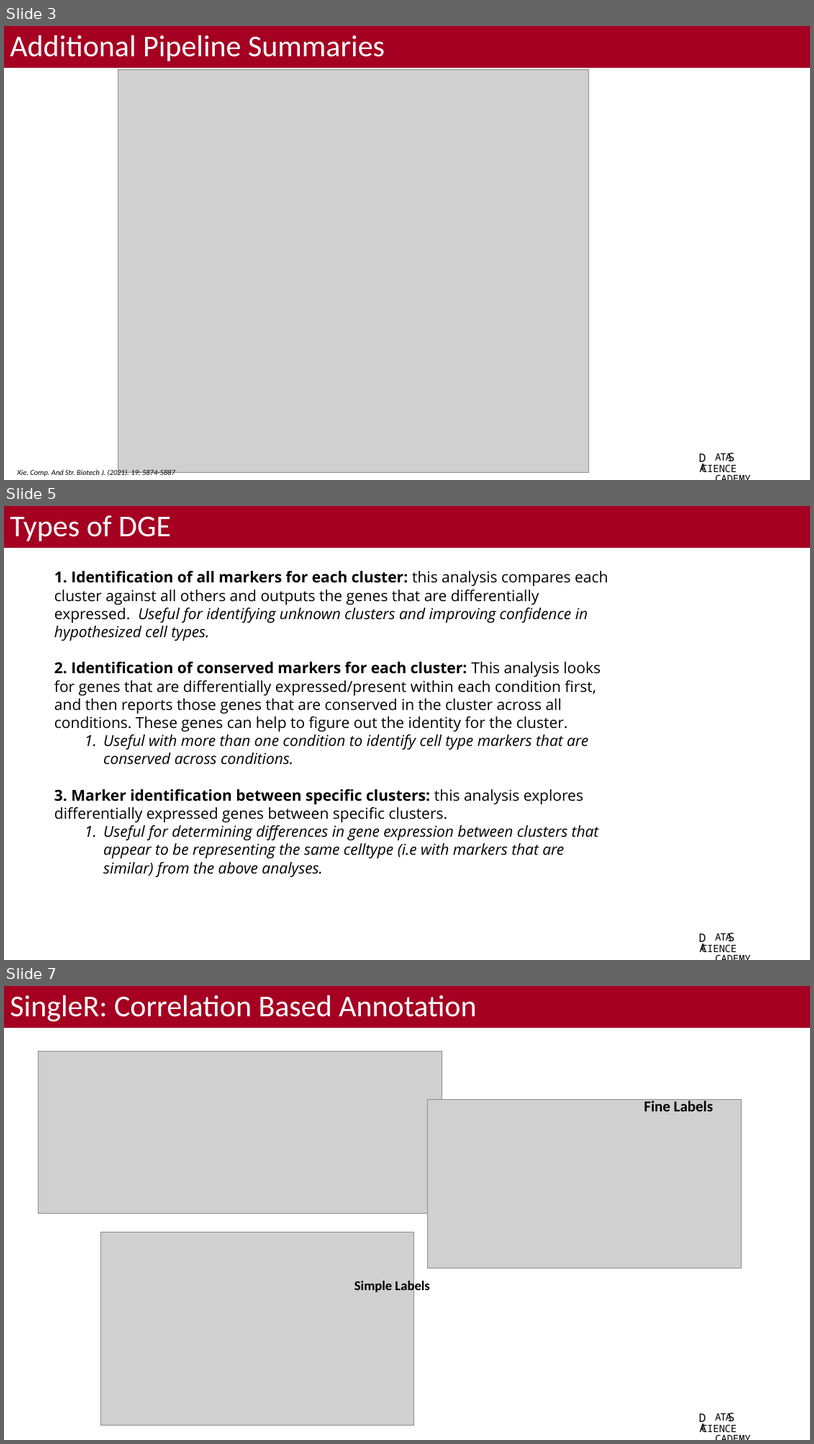
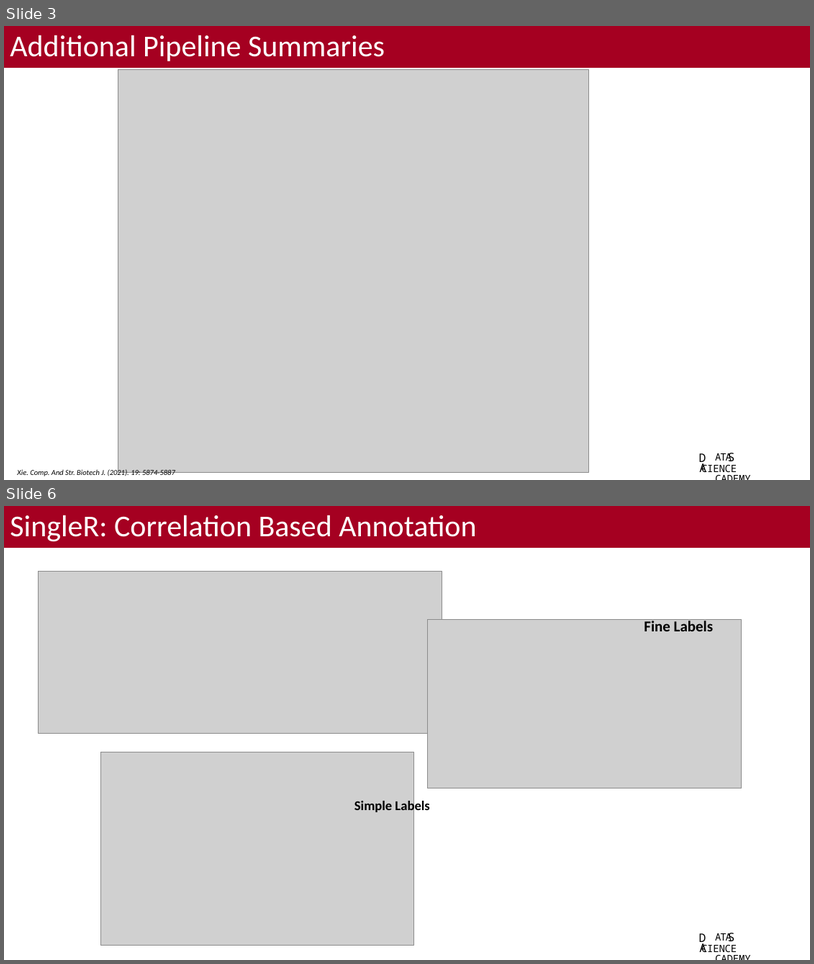
Before and after one commit to bacorli2/scrna_workshop, a slide deck: M4_Seurat_CellType/M4_Seurat_CellType.pptx. Shown one above the other, each under a label of ours: slides 3, 5 and 7 before the commit, slides 3 and 6 after it; the slides between them are not shown. The pictures are 814x1444 and 814x964 pixels, drawn with LibreOffice and Linux fonts; fonts in the diff are those of the drawing; grey boxes stand for pictures; background and template pictures are left out. Boxes give left, top, right and bottom in pixels: in the first picture for what was removed or moved away, otherwise in the second. Text is boxed around its words. In the diff, an @@ line names an element or a change of style, - is before the commit and + after.

```diff
--- a/M4_Seurat_CellType/M4_Seurat_CellType.pptx
+++ b/M4_Seurat_CellType/M4_Seurat_CellType.pptx
@@ slide 5 removed at [4, 506, 810, 960], background #FFFFFF; not listed: 4 template elements that a slide beside it also shows @@
@@ title removed at [4, 506, 810, 548] @@
-Types of DGE
@@ text removed at [54, 571, 608, 877] @@
-1. Identification of all markers for each cluster: this analysis compares each cluster against all others and outputs the genes that are differentially expressed. Useful for identifying unknown clusters and improving confidence in hypothesized cell types.
-2. Identification of conserved markers for each cluster: This analysis looks for genes that are differentially expressed/present within each condition first, and then reports those genes that are conserved in the cluster across all conditions. These genes can help to figure out the identity for the cluster.
-  1. Useful with more than one condition to identify cell type markers that are conserved across conditions.
-3. Marker identification between specific clusters: this analysis explores differentially expressed genes between specific clusters.
-  1. Useful for determining differences in gene expression between clusters that appear to be representing the same celltype (i.e with markers that are similar) from the above analyses.
@@ what was slide 7 is now slide 6 @@
```
Also in this commit, not shown: 5 slides changed, 4 other files.
